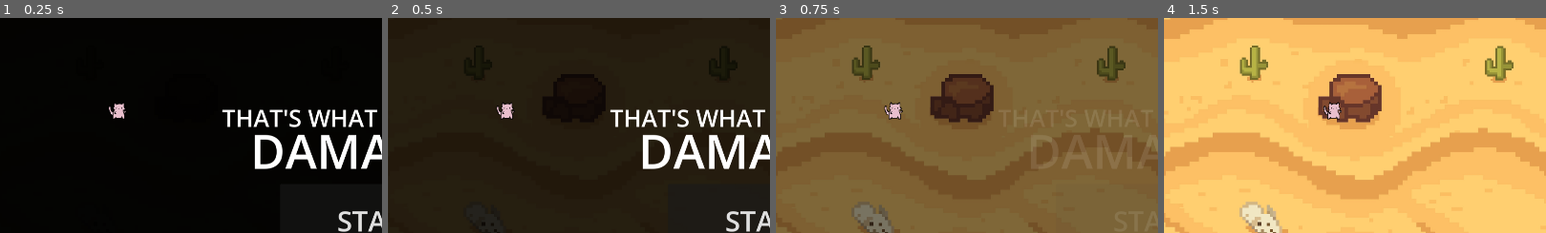
Above: before the commit, frames 1-4 (left to right).
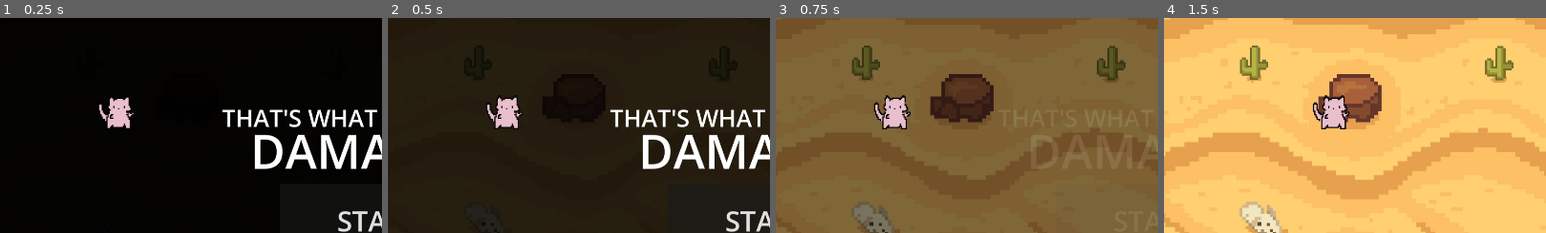
Above: after the commit, the same moments.

Repository: Lem0naise/damaskus
Game: Godot game, scene res://main_menu.tscn
Same seed, same stepped clock (60 frames per second), same inputs: the game is played once before the commit and once after it.
Inputs:
- Up to frame 1 (0.25 s): no input
- Up to frame 2 (0.5 s): no input
- Up to frame 3 (0.75 s): click "START" at 0.5 s
- Up to frame 4 (1.5 s): tap Enter (ui_accept) at 1.25 s; hold Right (ui_right) from 1.28 s (still down); tap R (equip_mask) at 1.35 s
The pictures show only the part of the screen within x 0-50%, y 0-50%; the shares and areas given below are measured in that part.

The runs differ from the first frame. In frame 1, 0.7% of the frame differs, in the area x 26-35%, y 36-52%; in frame 2, 0.8%; in frame 3, 1.0%, in the area x 25-36%, y 35-52%; in frame 4, 0.9%.

Commit message:
add player specific to mainmenu

Diff:
--- a/scripts/entities/PlayerMainMenu.gd
+++ b/scripts/entities/PlayerMainMenu.gd
@@ -10,7 +10,7 @@
 var texture_walking: Texture2D = preload("res://assets/walking.png")
 
 # Sprite size (slightly smaller than grid cell)
-const SPRITE_SIZE = 180.0  # pixels
+const SPRITE_SIZE = 360.0  # pixels
 
 # Movement
 var grid_position: Vector2i = Vector2i.ZERO
